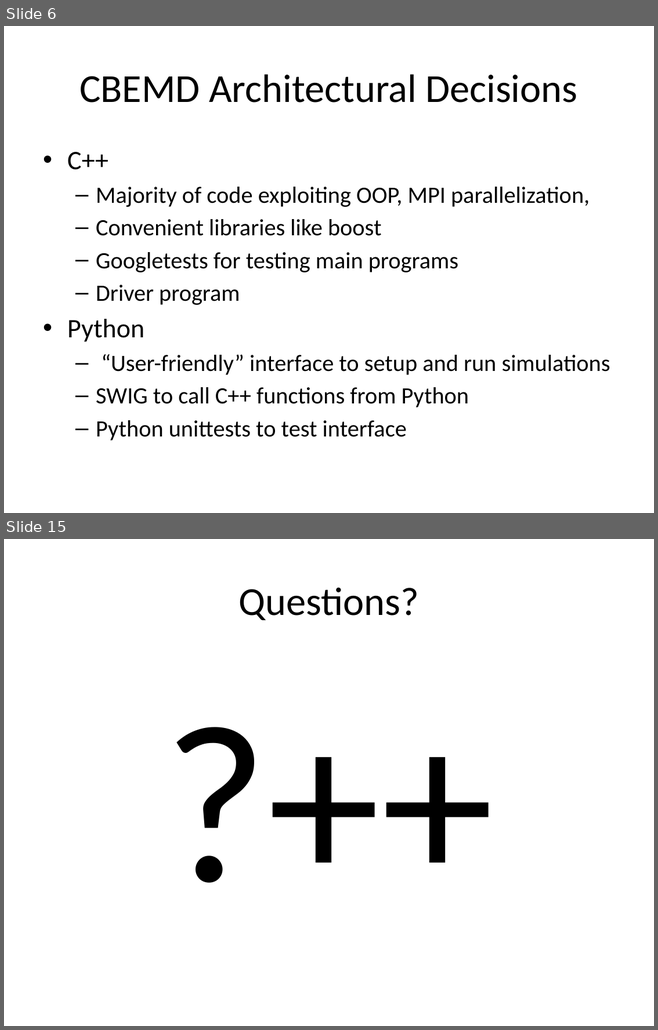
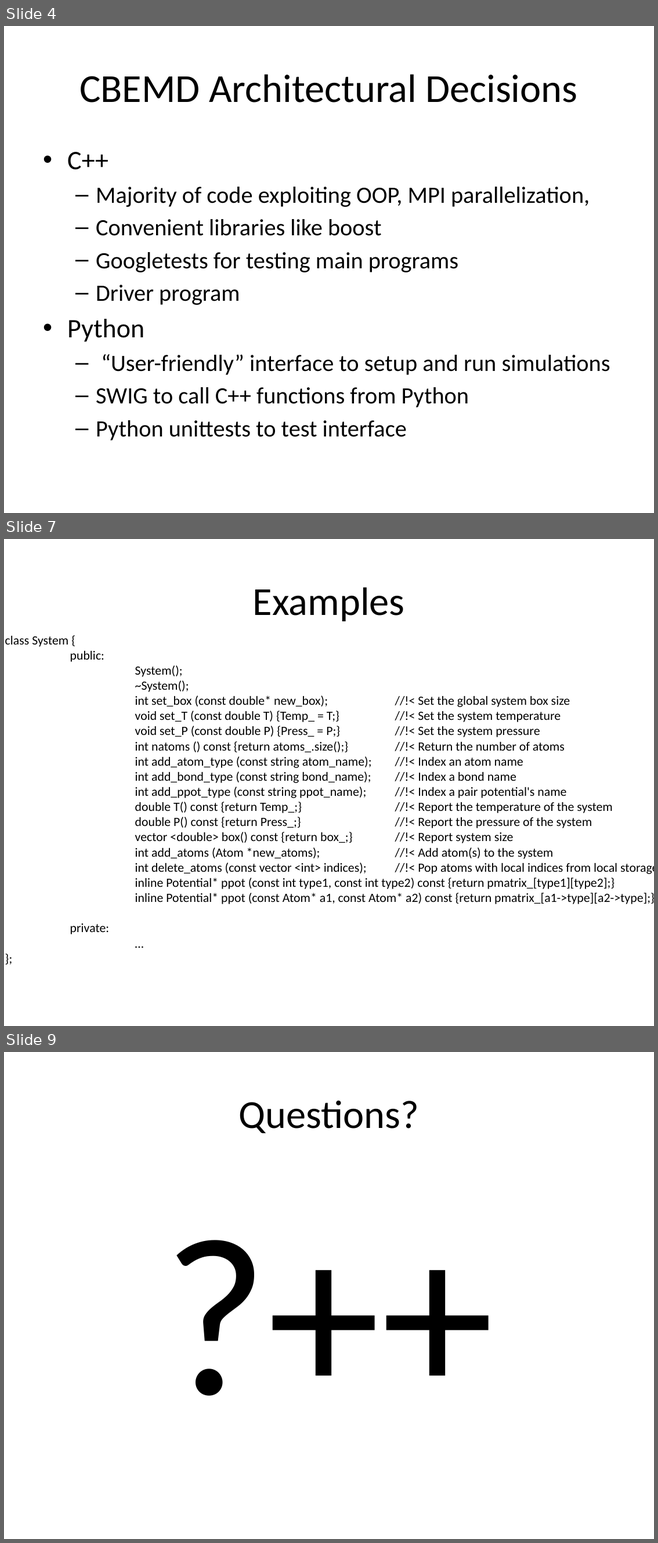
Before and after one commit to PrincetonUniversity/PrincetonCBEMDMPI, a slide deck: designreview/designreview.pptx. Shown one above the other, each under a label of ours: slides 6 and 15 before the commit, slides 4, 7 and 9 after it; the slides between them are not shown. The pictures are 658x1030 and 658x1543 pixels, drawn with LibreOffice and Linux fonts; fonts in the diff are those of the drawing. Boxes give left, top, right and bottom in pixels: in the first picture for what was removed or moved away, otherwise in the second. Text is boxed around its words. In the diff, an @@ line names an element or a change of style, - is before the commit and + after.

```diff
--- a/designreview/designreview.pptx
+++ b/designreview/designreview.pptx
@@ slide 7 added at bbox=[4, 539, 654, 1026], background #FFFFFF @@
@@ title added at bbox=[253, 587, 405, 621], 44 pt, text #000000 @@
+Examples
@@ text added at bbox=[5, 636, 654, 904], 14 pt, text #000000 @@
+class System {
+public:
+System();
+~System();
+int set_box (const double* new_box); //!< Set the global system box size
+void set_T (const double T) {Temp_ = T;} //!< Set the system temperature
+void set_P (const double P) {Press_ = P;} //!< Set the system pressure
+int natoms () const {return atoms_.size();} //!< Return the number of atoms
+int add_atom_type (const string atom_name); //!< Index an atom name
+int add_bond_type (const string bond_name); //!< Index a bond name
+int add_ppot_type (const string ppot_name); //!< Index a pair potential's name
+double T() const {return Temp_;} //!< Report the temperature of the system
+double P() const {return Press_;} //!< Report the pressure of the system
+vector <double> box() const {return box_;} //!< Report system size
+int add_atoms (Atom *new_atoms); //!< Add atom(s) to the system
+int delete_atoms (const vector <int> indices); //!< Pop atoms with local indices from local storage
+inline Potential* ppot (const int type1, const int type2) const {return pmatrix_[type1][type2];}
+inline Potential* ppot (const Atom* a1, const Atom* a2) const {return pmatrix_[a1->type][a2->type];}
+private:
+…
+};
@@ what was slide 6 is now slide 4 @@
@@ what was slide 15 is now slide 9 @@
```
Also in this commit, not shown: 1 slide changed, 2 other slides added, 9 slides removed.
